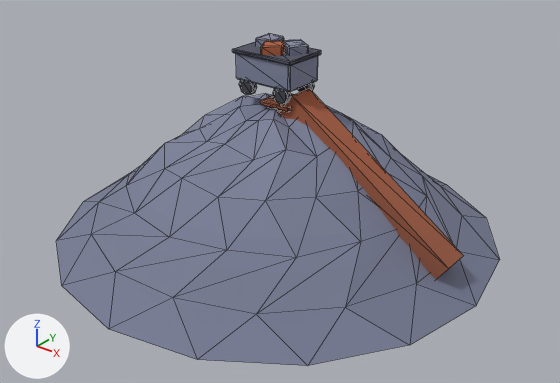
The glTF model public/assets/toycar/set-tailings-dump.glb as it was, and as the next commit left it.
Before and after are seen from a camera (50 mm lens) standing at (12.93, -16.01, 10.81) and looking at (0.42, -0.38, 1.12). Every picture has the same lights, and +X, +Y and +Z are marked at lower left. The first picture is the older version. Mesh edges are drawn as thin lines. Vertices at exactly the same position are counted once.

Script lines for the objects in view, before the commit:
```python
me_anim_sway_a_z_d_28_p_9_5_tip = bpy.data.meshes.new('anim_sway:a=z:d=28:p=9.5#tip')
me_anim_sway_a_z_d_28_p_9_5_tip.from_pydata(...)  # 184 vertices, 332 faces; spans x -1.0..1.0, y -0.7..0.7, z -0.01..1.5
me_anim_sway_a_z_d_28_p_9_5_tip.materials.append(mat_colormap)  # picture img_colormap_png
me_dump = bpy.data.meshes.new('dump')
me_dump.from_pydata(...)  # 225 vertices, 376 faces; spans x -6.5..6.5, y -6.5..6.5, z -0.4..4.08
me_dump.materials.append(mat_colormap)  # picture img_colormap_png
ob_anim_sway_a_z_d_28_p_9_5_tip = bpy.data.objects.new('anim_sway:a=z:d=28:p=9.5#tip', me_anim_sway_a_z_d_28_p_9_5_tip)
ob_anim_sway_a_z_d_28_p_9_5_tip.location = (0.0, 0.0, 3.85)
ob_dump = bpy.data.objects.new('dump', me_dump)
ob_dump.location = (0.0, 0.0, 0.0)
```
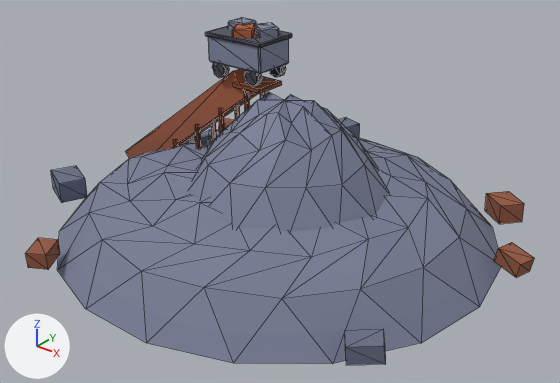
The change, as a diff of the scene's bpy script:
```diff
--- a/public/assets/toycar/set-tailings-dump.glb.py
+++ b/public/assets/toycar/set-tailings-dump.glb.py
@@ me_dump @@
 # used by ob_dump; location = (0.0, 0.0, 0.0)
-me_dump.from_pydata(...)  # 225 vertices, 376 faces; spans x -6.5..6.5, y -6.5..6.5, z -0.4..4.08
+me_dump.from_pydata(...)  # 364 vertices, 608 faces; spans x -6.99..7.13, y -6.32..7.05, z -0.4..4.37
+# me_dump part 1: a new loose piece, a box spanning x -2.85..-2.75, y 0.3..0.4, z -0.15..2.396, in mat_colormap (picture img_colormap_png)
+# me_dump part 2: a new loose piece, a box spanning x -2.85..-2.75, y -0.4..-0.3, z -0.15..2.396, in mat_colormap (picture img_colormap_png)
+# me_dump part 3: a new loose piece, a box spanning x -1.85..-1.75, y 0.3..0.4, z -0.15..3.145, in mat_colormap (picture img_colormap_png)
+# me_dump part 4: a new loose piece, a box spanning x -1.85..-1.75, y -0.4..-0.3, z -0.15..3.145, in mat_colormap (picture img_colormap_png)
+# me_dump part 5: a new loose piece, a box spanning x -0.85..-0.75, y -0.4..-0.3, z -0.15..3.89, in mat_colormap (picture img_colormap_png)
+# me_dump part 6: the loose piece of 24 vertices spanning x -0.2..0.8, y -0.5..0.5, z 3.63..3.77 is moved by (-1.0, 0.0, 0.3)
+# me_dump part 7: the loose piece of 97 vertices spanning x -6.5..6.5, y -6.5..6.5, z -0.4..3.63 is rebuilt with 109 vertices and now spans x -6.6..6.6, y -6.31..6.31, z -0.4..2.24
+# me_dump part 8: 8 vertices removed from x 0.37..5.83, y -0.4..0.4, z -0.03..4.08; 135 vertices added at x -6.99..7.13, y -6.32..7.05, z -0.2..4.37
+# other edits to the shape of me_dump do not show in these pictures
 me_dump.materials.append(mat_colormap)
@@ ob_anim_sway_a_z_d_28_p_9_5_tip @@
 ob_anim_sway_a_z_d_28_p_9_5_tip = bpy.data.objects.new('anim_sway:a=z:d=28:p=9.5#tip', me_anim_sway_a_z_d_28_p_9_5_tip)
-ob_anim_sway_a_z_d_28_p_9_5_tip.location = (0.0, 0.0, 3.85)
+ob_anim_sway_a_z_d_28_p_9_5_tip.location = (-1.0, 0.0, 4.15)
```

Where the change shows, as pixel boxes [x1, y1, x2, y2] in the pictures (560 x 383 px; the box of a moved part takes in the faces that stretch with it):
'dump', reshaped (15% wider, 6% taller): before [56, 88, 500, 366]; after [25, 69, 534, 365]
'anim_sway:a=z:d=28:p=9.5#tip', moved: before [232, 34, 321, 105]; after [205, 18, 292, 86]
part 1 of me_dump, added (mostly hidden): after [211, 123, 216, 138]
part 2 of me_dump, added (mostly hidden): after [195, 125, 201, 148]
part 3 of me_dump, added (mostly hidden): after [235, 106, 240, 120]
part 4 of me_dump, added (mostly hidden): after [219, 108, 224, 134]
part 5 of me_dump, added: after [244, 90, 249, 111]
part 6 of me_dump, moved or reshaped: before [260, 94, 295, 112]; after [233, 76, 282, 94]
part 7 of me_dump, rebuilt (14% shorter): before [56, 94, 500, 366]; after [57, 129, 501, 364]
part 8 of me_dump, reshaped: before [280, 88, 463, 279]; after [25, 69, 534, 365]
